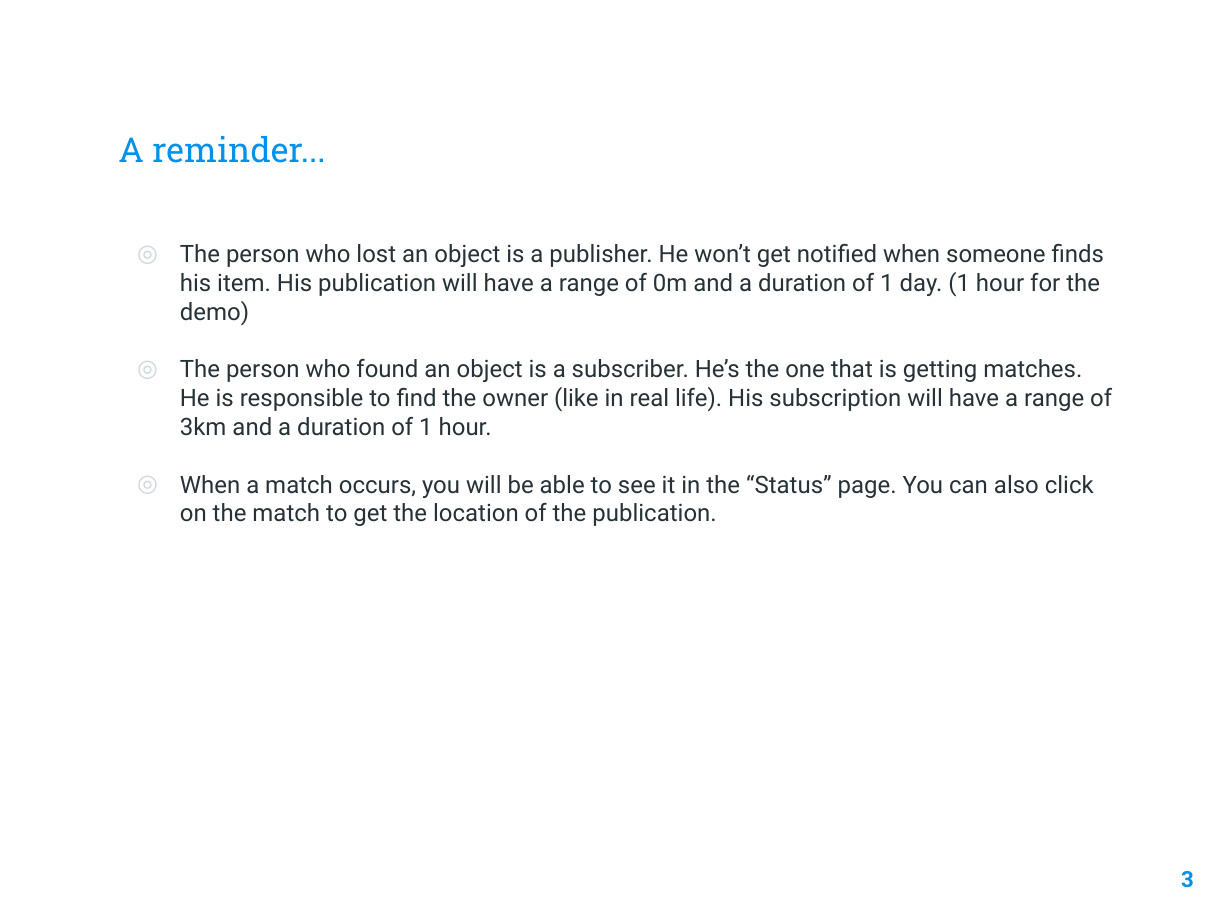
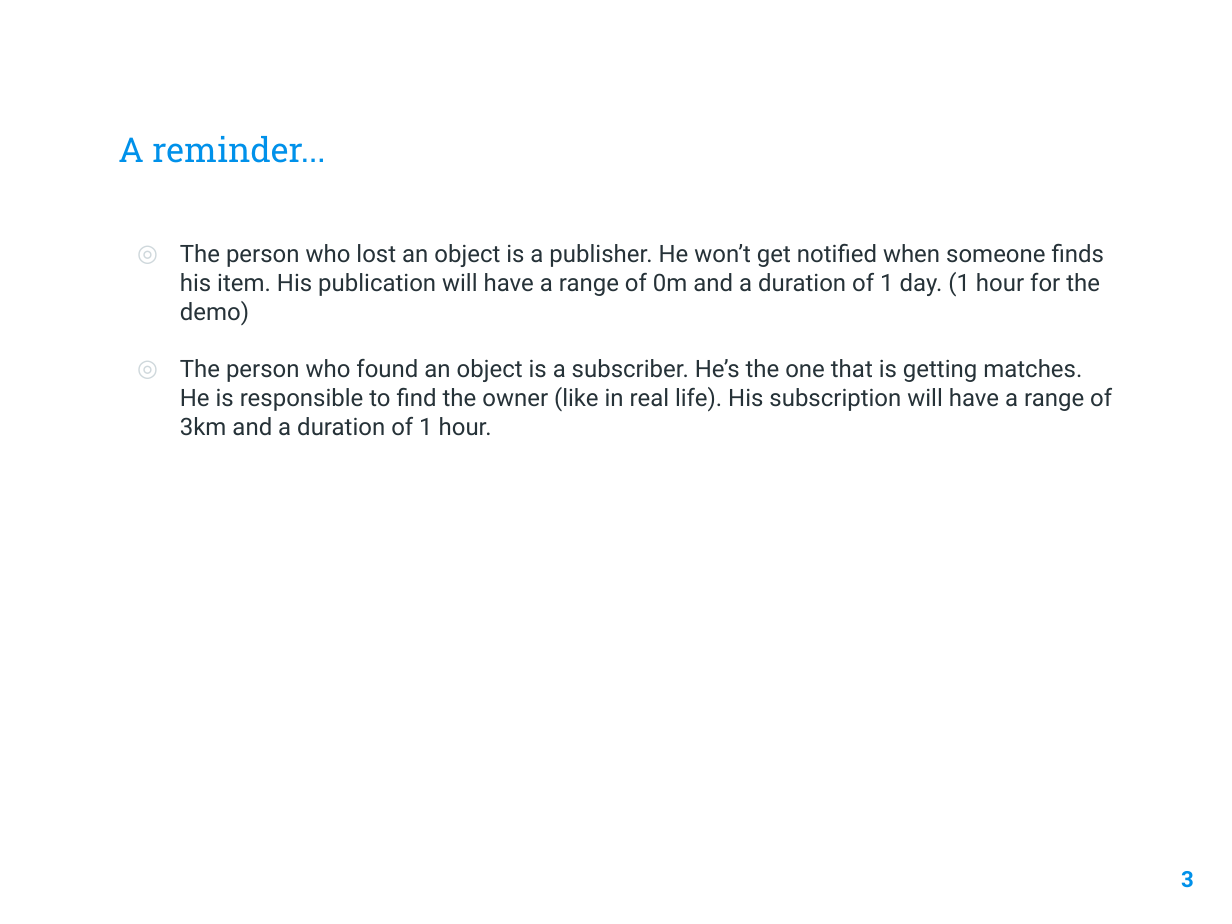
Before and after one commit to hkeopras/Lost-Found, a slide deck: slide 3 of Phase 3/Slides.pptx. Drawn at 1232x924 pixels with LibreOffice and Linux fonts; fonts in the diff are those of the drawing; background and template pictures are left out. Boxes give left, top, right and bottom in pixels: in the first picture for what was removed or moved away, otherwise in the second. Text is boxed around its words. In the diff, an @@ line names an element or a change of style, - is before the commit and + after.

```diff
--- a/Phase 3/Slides.pptx
+++ b/Phase 3/Slides.pptx
@@ text at <box>180,475,1094,526</box>: paragraph removed @@
-◎ When a match occurs, you will be able to see it in the “Status” page. You can also click on the match to get the location of the publication.
```
Also in this commit, not shown: 3 other slides changed.
